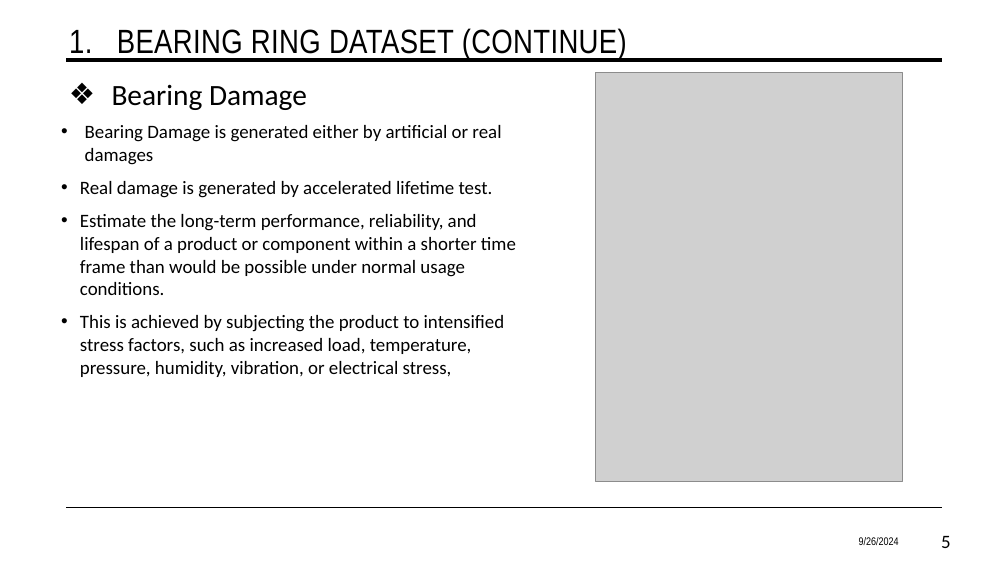
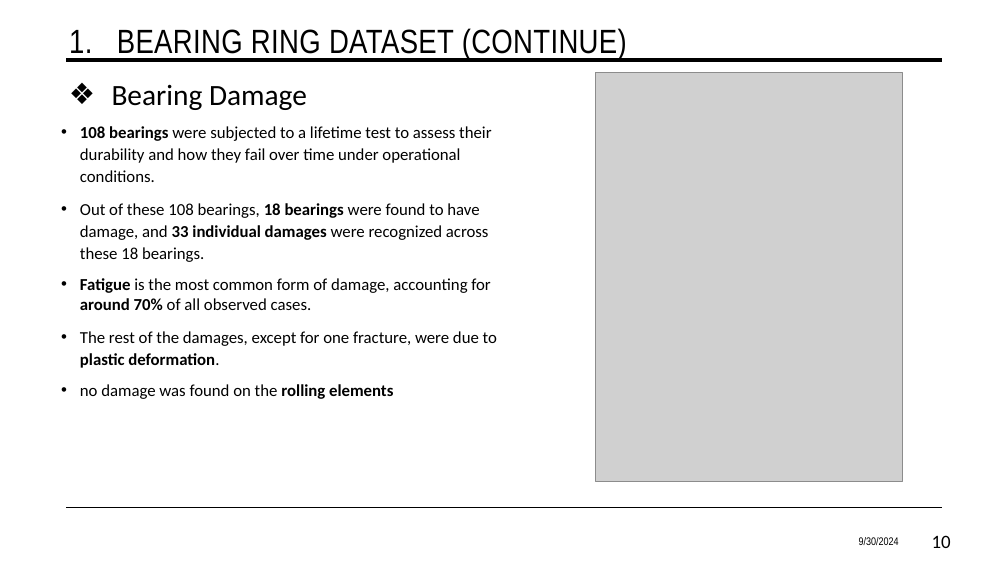
Before and after one commit to CaoTuan749/DLProject_1, a slide deck: slide 10 of Documentation/Presentation 3.pptx (slide 5 before the commit). Drawn at 1008x567 pixels with LibreOffice and Linux fonts; fonts in the diff are those of the drawing; grey boxes stand for pictures. Boxes give left, top, right and bottom in pixels: in the first picture for what was removed or moved away, otherwise in the second. Text is boxed around its words. In the diff, an @@ line names an element or a change of style, - is before the commit and + after.

```diff
--- a/Documentation/Presentation 3.pptx
+++ b/Documentation/Presentation 3.pptx
@@ text at box(80, 126, 497, 399): text changed; size 18 to 16 pt @@
-• Bearing Damage is generated either by artificial or real damages
-• Real damage is generated by accelerated lifetime test.
-• Estimate the long-term performance, reliability, and lifespan of a product or component within a shorter time frame than would be possible under normal usage conditions.
-• This is achieved by subjecting the product to intensified stress factors, such as increased load, temperature, pressure, humidity, vibration, or electrical stress,
+• 108 bearings were subjected to a lifetime test to assess their durability and how they fail over time under operational conditions.
+• Out of these 108 bearings, 18 bearings were found to have damage, and 33 individual damages were recognized across these 18 bearings.
+• Fatigue is the most common form of damage, accounting for around 70% of all observed cases.
+• The rest of the damages, except for one fracture, were due to plastic deformation.
+• no damage was found on the rolling elements
@@ text at box(859, 537, 899, 545): text changed @@
-9/26/2024
+9/30/2024
@@ page number at box(932, 535, 951, 548): text changed @@
-5
+10
```
Also in this commit, not shown: 35 other slides changed, 8 slides added.
